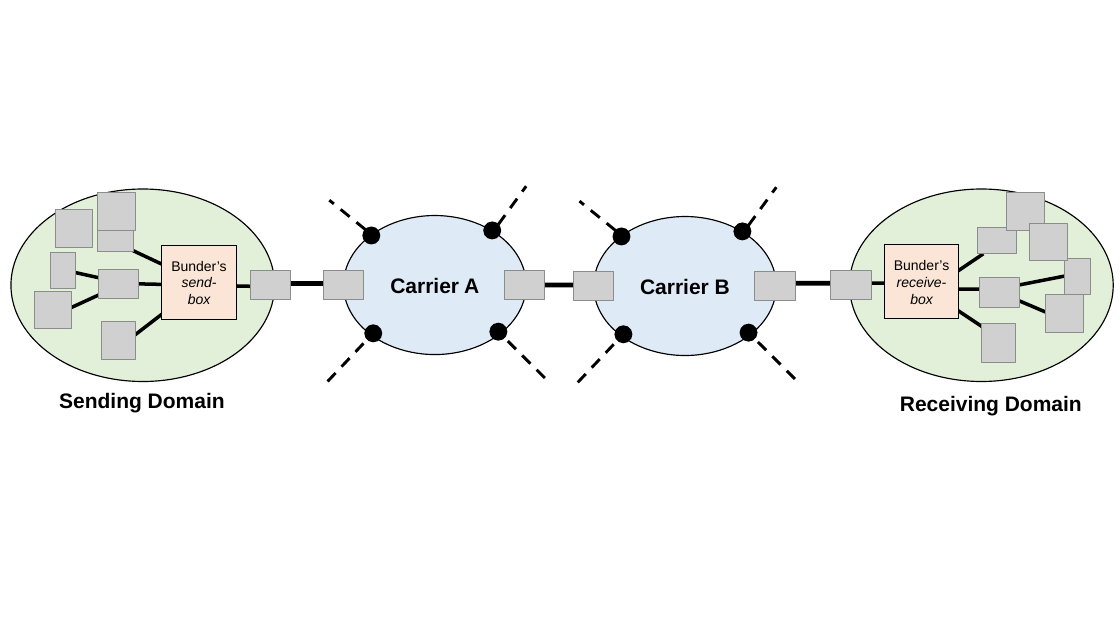
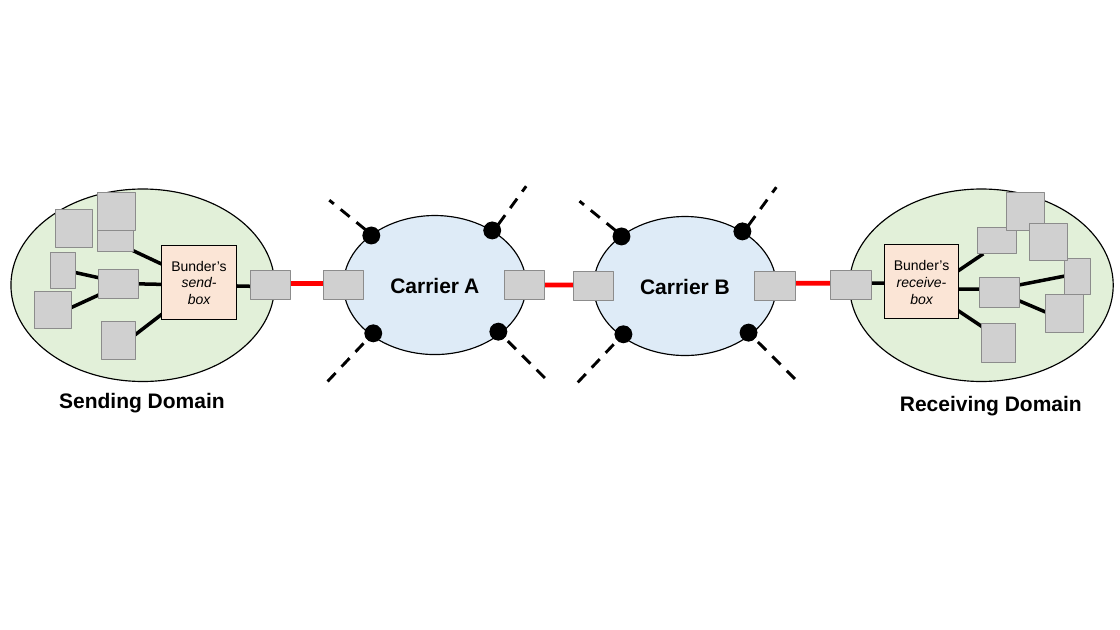
Before and after one commit to akshayknarayan/bundler-paper, a slide deck: slide 1 of img/deployment-arch.pptx. Drawn at 1120x630 pixels with LibreOffice and Linux fonts; fonts in the diff are those of the drawing; grey boxes stand for pictures. Boxes give left, top, right and bottom in pixels: in the first picture for what was removed or moved away, otherwise in the second. Text is boxed around its words. In the diff, an @@ line names an element or a change of style, - is before the commit and + after.

```diff
--- a/img/deployment-arch.pptx
+++ b/img/deployment-arch.pptx
@@ line (287, 283) - (339, 284): stroke #000000 4 pt to #FF0000 4 pt @@
@@ line (532, 285) - (584, 285): stroke #000000 4 pt to #FF0000 4 pt @@
@@ line (793, 283) - (845, 283): stroke #000000 4 pt to #FF0000 4 pt @@
```
Also in this commit, not shown: 2 other files.
